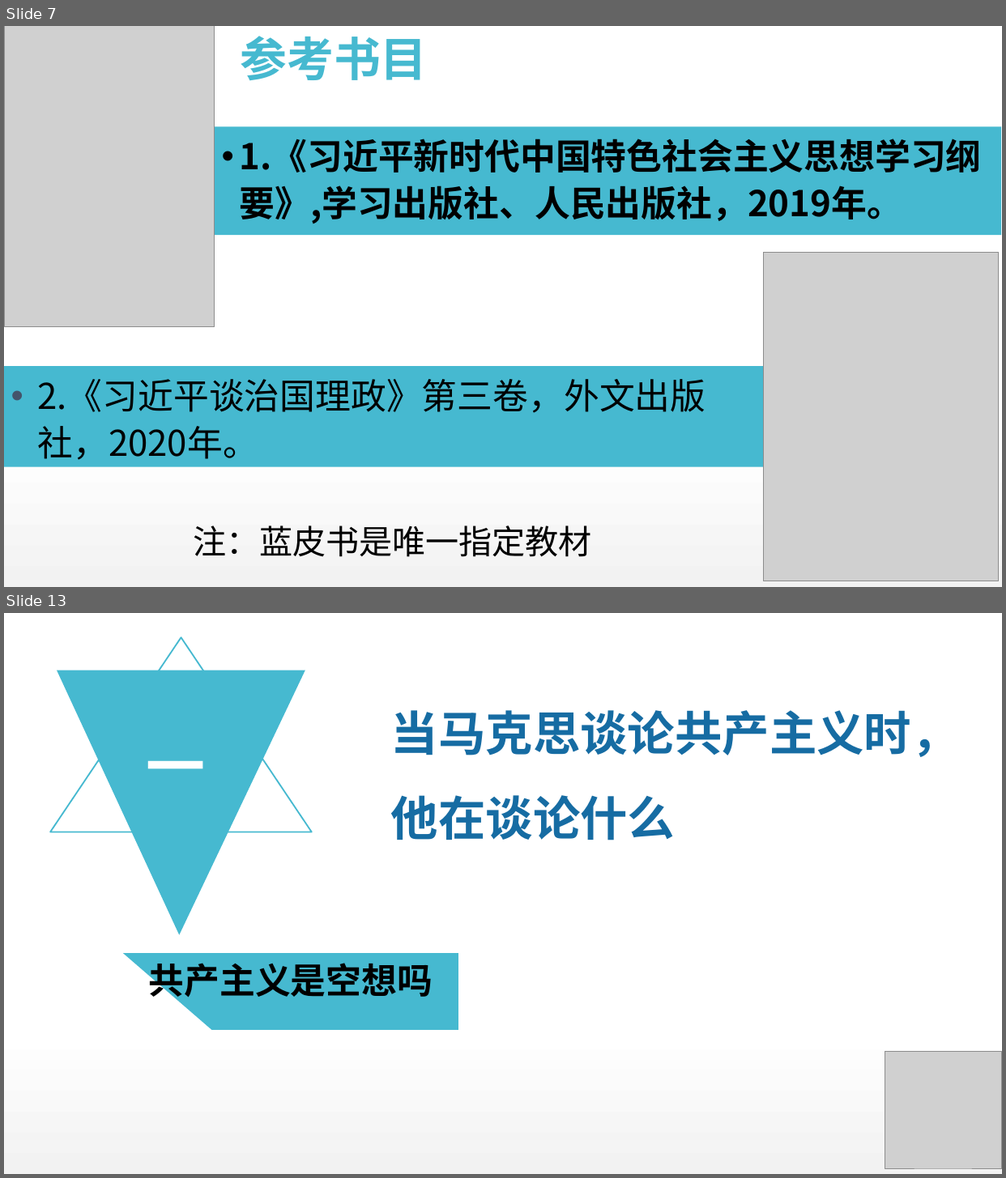
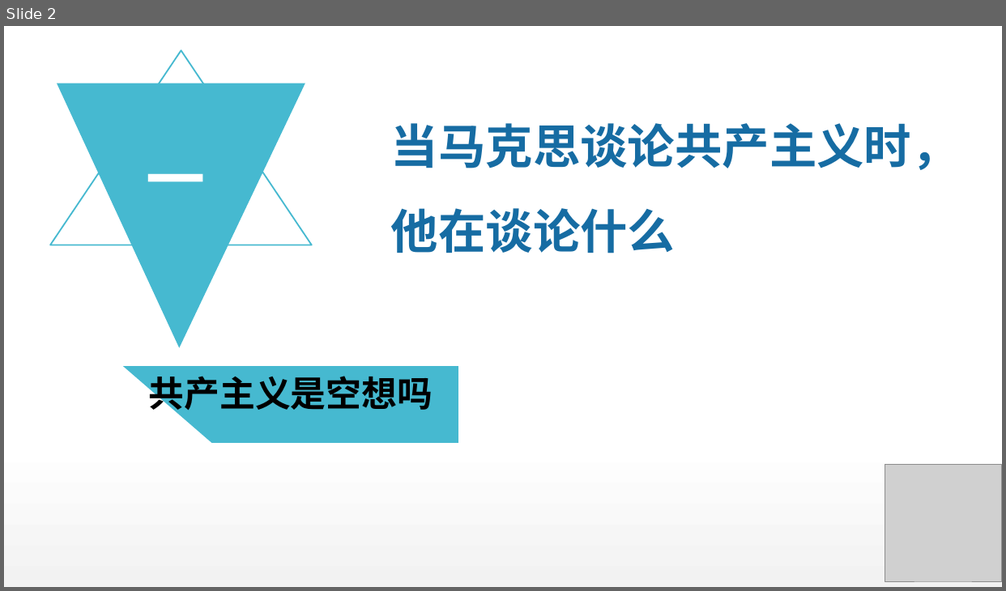
Before and after one commit to DO-MINATOR/buaa, a slide deck: 中特/复习ppt/刘娜娜-绪论.pptx. Shown one above the other, each under a label of ours: slides 7 and 13 before the commit, slide 2 after it; the slides between them are not shown. The pictures are 1006x1178 and 1006x591 pixels, drawn with LibreOffice and Linux fonts; fonts in the diff are those of the drawing; grey boxes stand for pictures. Boxes give left, top, right and bottom in pixels: in the first picture for what was removed or moved away, otherwise in the second. Text is boxed around its words. In the diff, an @@ line names an element or a change of style, - is before the commit and + after.

```diff
--- a/中特/复习ppt/刘娜娜-绪论.pptx
+++ b/中特/复习ppt/刘娜娜-绪论.pptx
@@ slide 7 removed at [4,26,1002,587], background #FFFFFF; not listed: 1 template element that a slide beside it also shows @@
@@ picture removed at [5,26,215,327] @@
@@ title removed at [241,36,428,80] @@
-参考书目
@@ text removed at [215,126,1002,235] @@
-• 1.《习近平新时代中国特色社会主义思想学习纲要》,学习出版社、人民出版社，2019年。
@@ picture removed at [764,253,999,582] @@
@@ rectangle removed at [4,367,765,467] @@
-• 2.《习近平谈治国理政》第三卷，外文出版社，2020年。
@@ text removed at [193,526,591,557] @@
-注：蓝皮书是唯一指定教材
@@ what was slide 13 is now slide 2 @@
```
Also in this commit, not shown: 11 slides changed, 14 other slides removed, 1 other file.
